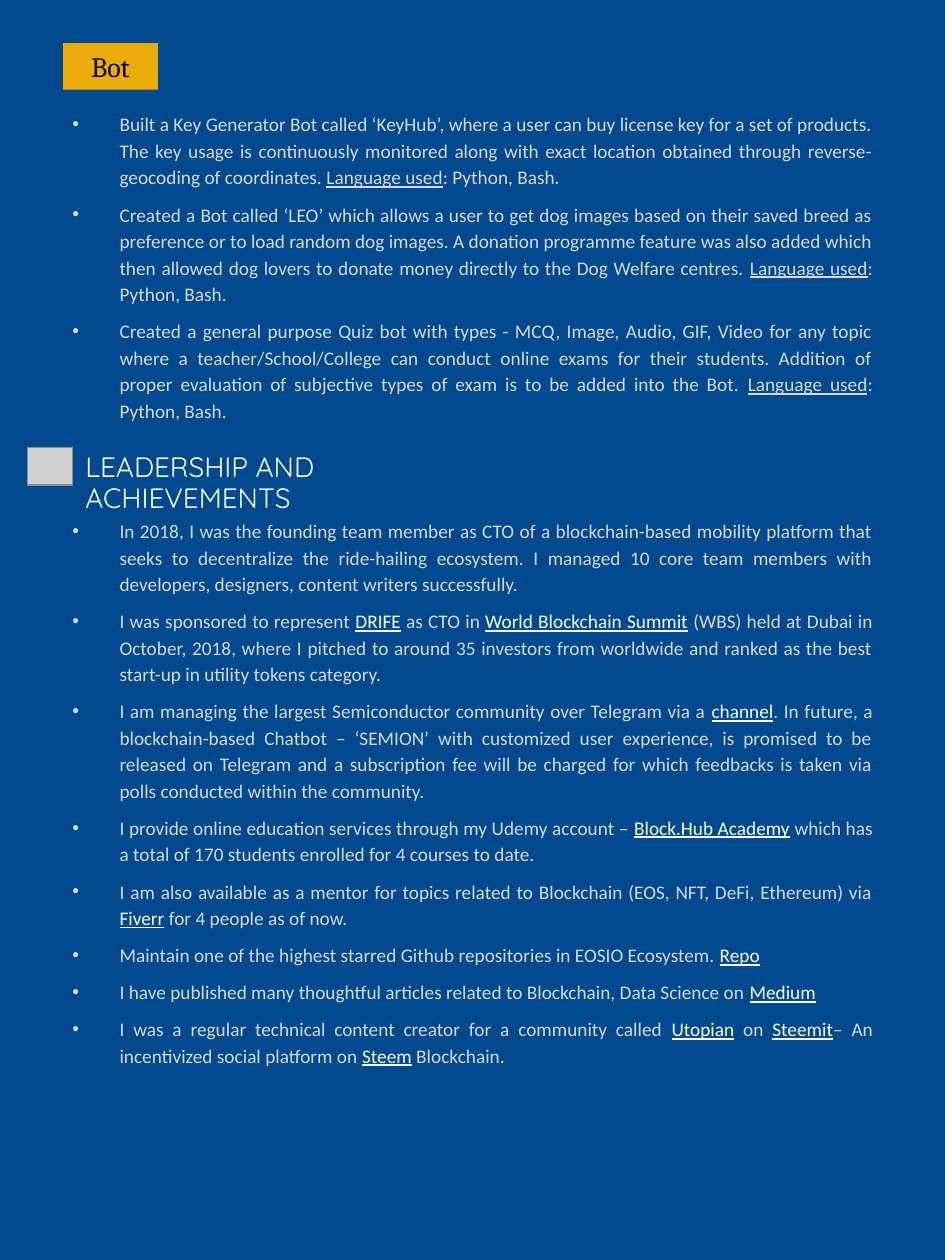
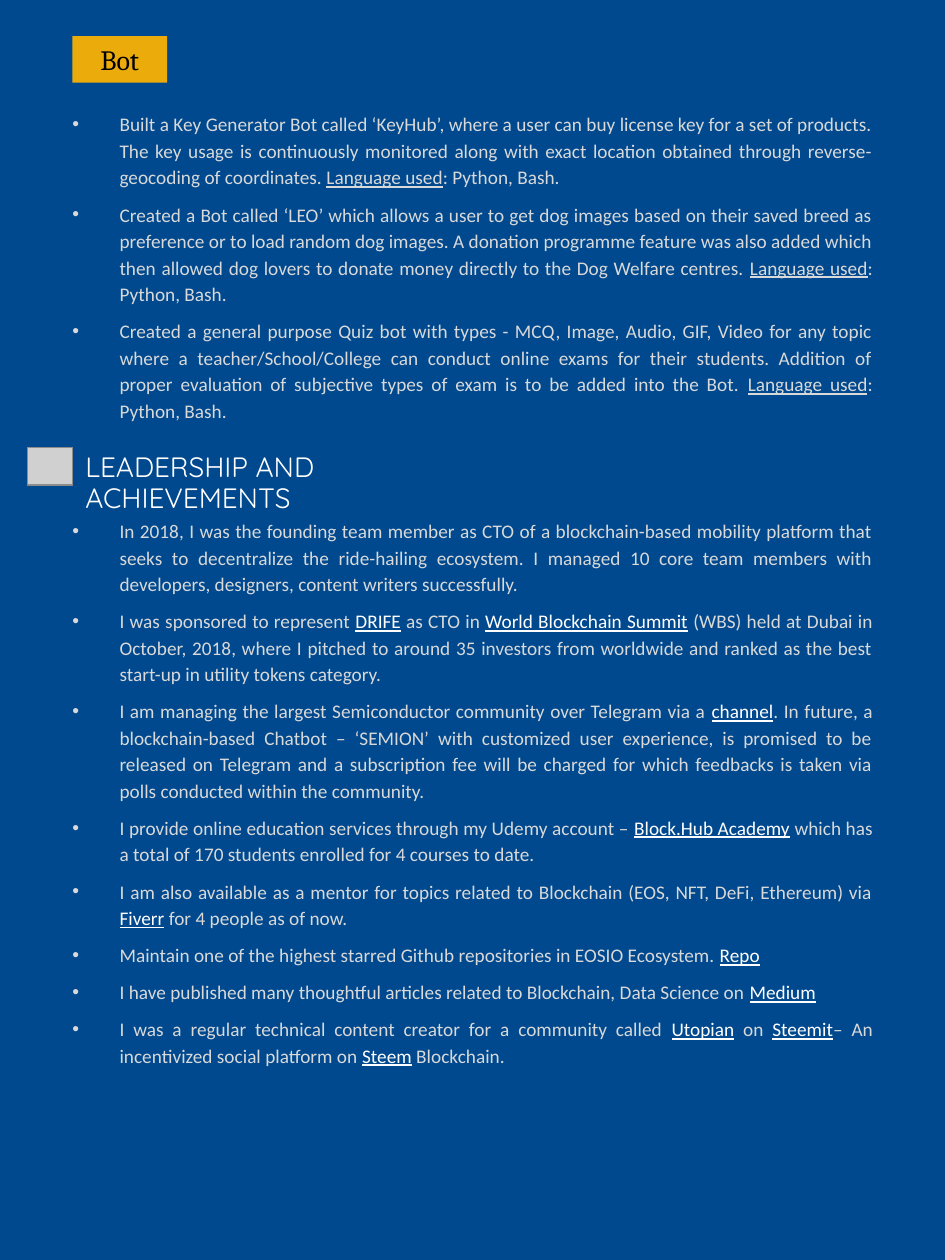
Before and after one commit to abhi3700/my_resume, a slide deck: slide 4 of my_resume.pptx. Drawn at 945x1260 pixels with LibreOffice and Linux fonts; fonts in the diff are those of the drawing; grey boxes stand for pictures. Boxes give left, top, right and bottom in pixels: in the first picture for what was removed or moved away, otherwise in the second. Text is boxed around its words. In the diff, an @@ line names an element or a change of style, - is before the commit and + after.

```diff
--- a/my_resume.pptx
+++ b/my_resume.pptx
@@ rectangle "Bot" moved from (x1=63, y1=43, x2=158, y2=89) to (x1=72, y1=37, x2=166, y2=83) @@
```
Also in this commit, not shown: 2 other slides changed, 1 other file.
